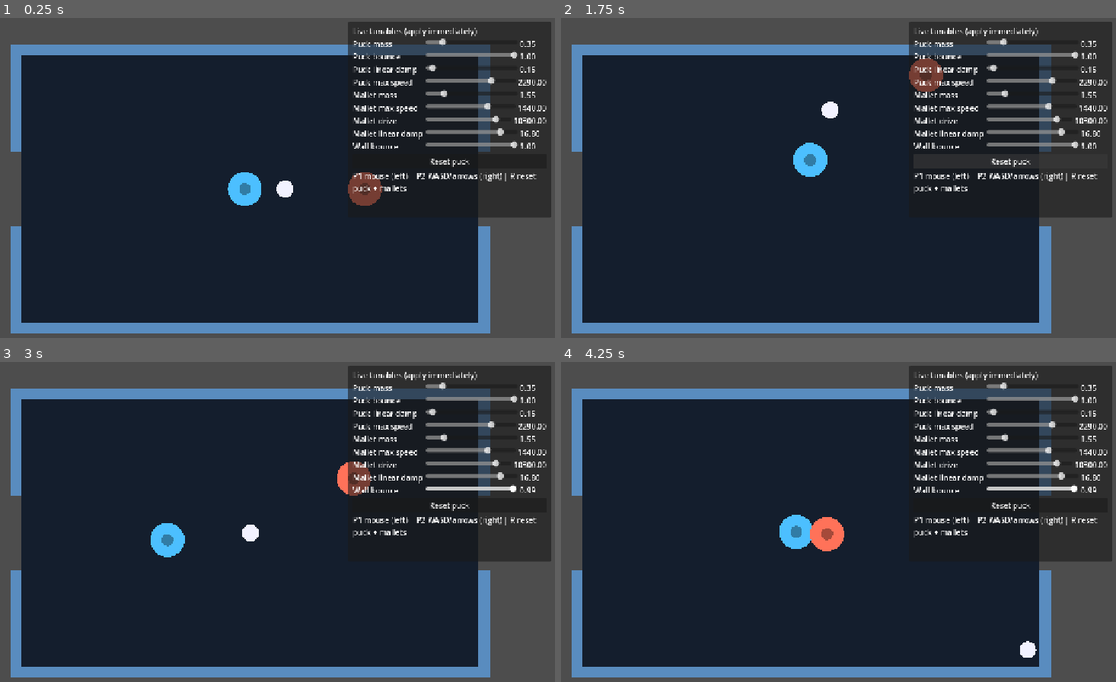
Above: before the commit, frames 1-4 (two rows, left to right).
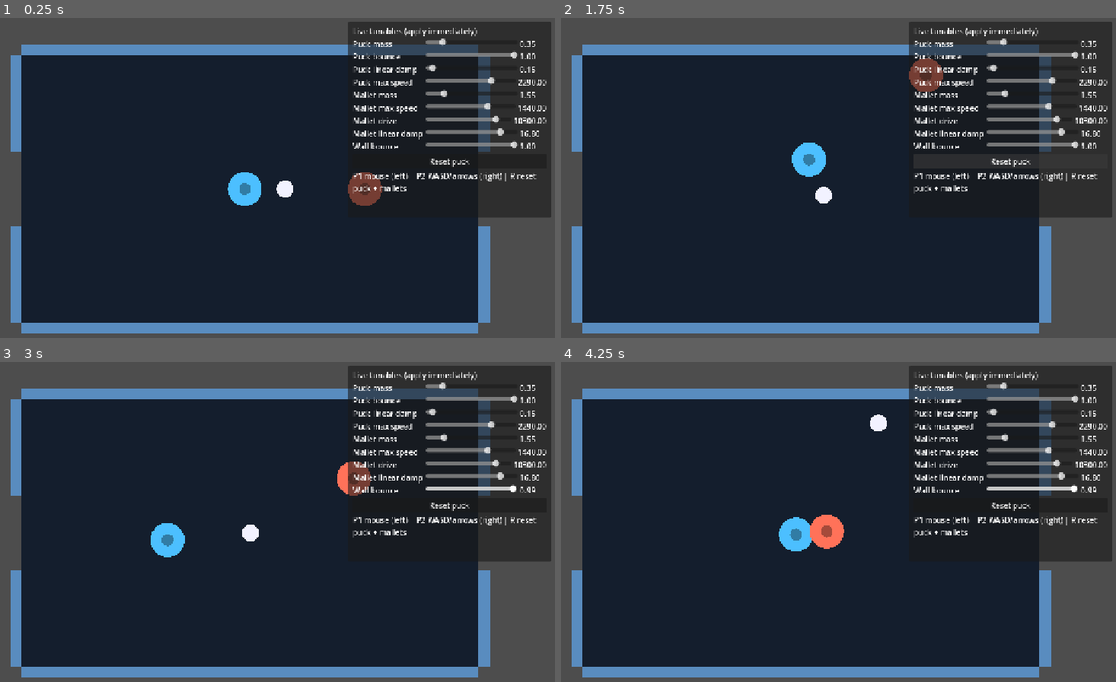
Above: after the commit, the same moments.

Repository: waigore/airhockey
Game: Godot game, scene res://scenes/main.tscn
The game is run twice, just before and just after one commit, with the same random seed, the same clock (stepped at 60 frames per second) and the same inputs.
Inputs (mouse positions are in pixels of both pictures, inside the frame that each line leads up to):
- Up to frame 1 (0.25 s): no input
- Up to frame 2 (1.75 s): tap Enter at 0.5 s; move the mouse to (783, 258) at 0.52 s; hold Up 0.53-1.25 s; tap R at 0.6 s; click "Reset puck" at 1.25 s
- Up to frame 3 (3 s): move the mouse to (432, 582) at 2.02 s; hold Up 2.03-2.78 s; tap R at 2.1, 2.85 s; tap Space at 2.75 s; move the mouse to (66, 480) at 2.77 s; hold Left from 2.78 s (still down)
- Up to frame 4 (4.25 s): keep holding Left; move the mouse to (844, 531) at 3.52 s; tap R at 3.6 s

The runs differ from the first frame. In frame 1, 0.3% of the frame differs, in the area x 1-89%, y 8-99%; in frame 2, 0.6%; in frame 3, 0.3%; in frame 4, 0.8%.

Commit message:
Reduce high-speed wall energy loss in physics PoC.
Shape CCD, 120 Hz physics, and non-overlapping wall segments cut the cases where a fast bounce looked heavily damped despite high wall bounce.

Co-authored-by: Cursor <cursoragent@cursor.com>

Diff:
--- a/pocs/physics-feel-live-tunables/project.godot
+++ b/pocs/physics-feel-live-tunables/project.godot
@@ -26,6 +26,9 @@
 
 2d/default_gravity=0.0
 2d/default_gravity_vector=Vector2(0, 0)
+# Higher tick rate reduces deep wall penetration at high puck speeds (energy loss on resolve).
+common/physics_ticks_per_second=120
+common/max_physics_steps_per_frame=16
 
 [rendering]
 
--- a/pocs/physics-feel-live-tunables/scripts/puck.gd
+++ b/pocs/physics-feel-live-tunables/scripts/puck.gd
@@ -9,12 +9,18 @@
 	tunables = t
 	gravity_scale = 0.0
 	lock_rotation = true
-	continuous_cd = RigidBody2D.CCD_MODE_CAST_RAY
+	# Shape CCD: ray CCD can miss/soft-resolve fast circle-vs-box wall hits.
+	continuous_cd = RigidBody2D.CCD_MODE_CAST_SHAPE
 	contact_monitor = true
 	max_contacts_reported = 4
+	# Damp must not fight restitution (Godot still bleeds energy if damp > 0).
+	linear_damp_mode = RigidBody2D.DAMP_MODE_REPLACE
+	angular_damp_mode = RigidBody2D.DAMP_MODE_REPLACE
+	angular_damp = 0.0
 	_ensure_visual(Color(0.95, 0.95, 1.0, 1.0), 18.0)
 	_apply()
-	tunables.changed.connect(_apply)
+	if not tunables.changed.is_connected(_apply):
+		tunables.changed.connect(_apply)
 
 
 func _ensure_visual(color: Color, radius: float) -> void:
--- a/pocs/physics-feel-live-tunables/scripts/walls.gd
+++ b/pocs/physics-feel-live-tunables/scripts/walls.gd
@@ -1,6 +1,7 @@
 extends Node2D
 
 ## Static table walls with live bounce. Goal gaps on the short (left/right) ends.
+## Segments are non-overlapping so a corner hit is one contact (not two that cancel speed).
 
 var tunables: PoCTunables
 var _bodies: Array[StaticBody2D] = []
@@ -13,7 +14,8 @@
 	_bodies.clear()
 	_build(table, wall_thickness, goal_width)
 	_apply()
-	tunables.changed.connect(_apply)
+	if not tunables.changed.is_connected(_apply):
+		tunables.changed.connect(_apply)
 
 
 func _build(table: Rect2, th: float, goal_w: float) -> void:
@@ -23,16 +25,15 @@
 	var h := table.size.y
 	var mid_y := y0 + h * 0.5
 	var half_goal := goal_w * 0.5
-	# Top and bottom full rails
-	_add_rect(Vector2(x0 + w * 0.5, y0 - th * 0.5), Vector2(w + th * 2.0, th))
-	_add_rect(Vector2(x0 + w * 0.5, y0 + h + th * 0.5), Vector2(w + th * 2.0, th))
-	# Left end: two segments around goal
-	var left_seg_h := (h - goal_w) * 0.5
-	_add_rect(Vector2(x0 - th * 0.5, mid_y - half_goal - left_seg_h * 0.5), Vector2(th, left_seg_h))
-	_add_rect(Vector2(x0 - th * 0.5, mid_y + half_goal + left_seg_h * 0.5), Vector2(th, left_seg_h))
-	# Right end
-	_add_rect(Vector2(x0 + w + th * 0.5, mid_y - half_goal - left_seg_h * 0.5), Vector2(th, left_seg_h))
-	_add_rect(Vector2(x0 + w + th * 0.5, mid_y + half_goal + left_seg_h * 0.5), Vector2(th, left_seg_h))
+	# Top/bottom: table width only (do not overlap side rails).
+	_add_rect(Vector2(x0 + w * 0.5, y0 - th * 0.5), Vector2(w, th))
+	_add_rect(Vector2(x0 + w * 0.5, y0 + h + th * 0.5), Vector2(w, th))
+	# Left/right: two segments around the goal, flush with the table y-range.
+	var seg_h := (h - goal_w) * 0.5
+	_add_rect(Vector2(x0 - th * 0.5, mid_y - half_goal - seg_h * 0.5), Vector2(th, seg_h))
+	_add_rect(Vector2(x0 - th * 0.5, mid_y + half_goal + seg_h * 0.5), Vector2(th, seg_h))
+	_add_rect(Vector2(x0 + w + th * 0.5, mid_y - half_goal - seg_h * 0.5), Vector2(th, seg_h))
+	_add_rect(Vector2(x0 + w + th * 0.5, mid_y + half_goal + seg_h * 0.5), Vector2(th, seg_h))
 
 
 func _add_rect(center: Vector2, size: Vector2) -> void:
@@ -61,5 +62,6 @@
 	var mat := PhysicsMaterial.new()
 	mat.bounce = tunables.wall_bounce
 	mat.friction = 0.0
+	mat.absorbent = false
 	for b in _bodies:
 		b.physics_material_override = mat
Not shown, changed: pocs/physics-feel-live-tunables/README.md
